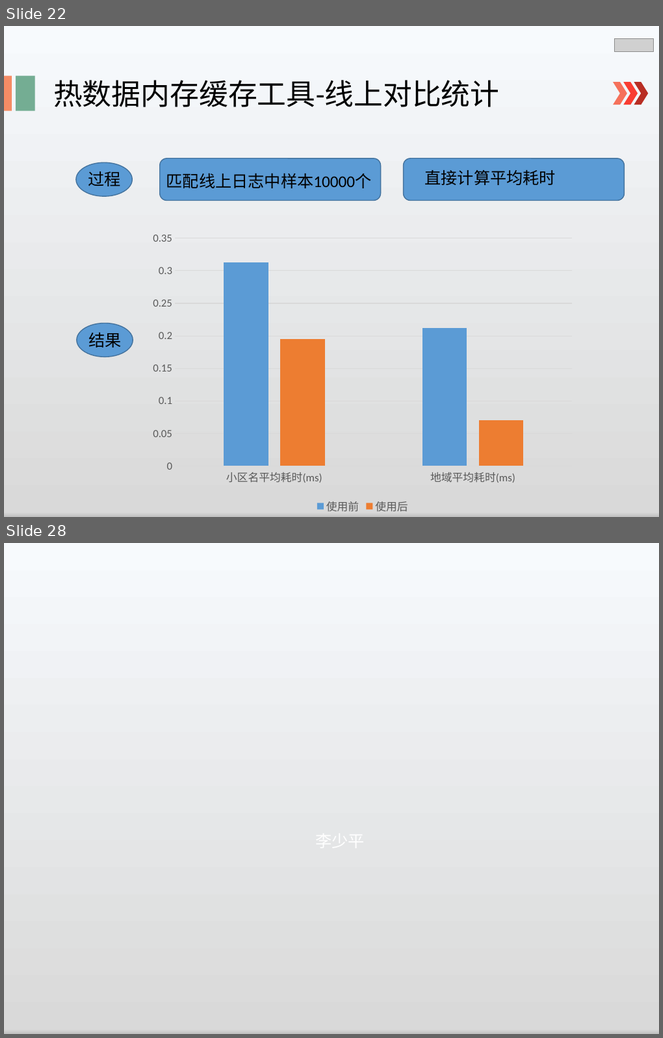
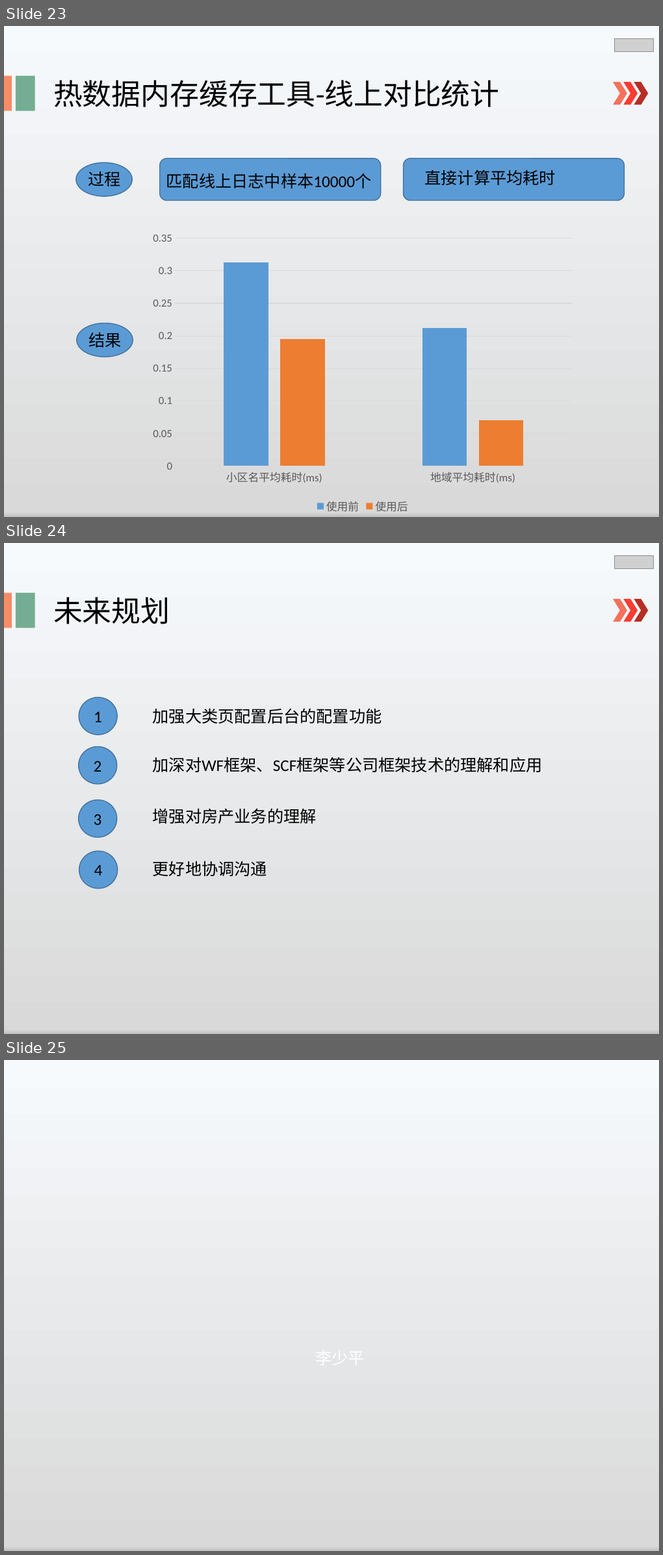
Before and after one commit to lspgithublxh/document, a slide deck: 业务文档跟踪/述职/shuzhi.pptx. Shown one above the other, each under a label of ours: slides 22 and 28 before the commit, slides 23, 24 and 25 after it; the slides between them are not shown. The pictures are 663x1038 and 663x1555 pixels, drawn with LibreOffice and Linux fonts; fonts in the diff are those of the drawing; grey boxes stand for pictures; background and template pictures are left out. Boxes give left, top, right and bottom in pixels: in the first picture for what was removed or moved away, otherwise in the second. Text is boxed around its words. In the diff, an @@ line names an element or a change of style, - is before the commit and + after.

```diff
--- a/业务文档跟踪/述职/shuzhi.pptx
+++ b/业务文档跟踪/述职/shuzhi.pptx
@@ slide 24 added at [4,543,659,1034], background gradient #F7FAFD to #D9D9D9 to #BFBFBF to #F2F2F2 to #CEE1F2 @@
@@ picture added at [614,555,654,568] @@
@@ rectangle added at [4,593,12,628], fill #F58C65 @@
@@ rectangle added at [16,593,35,628], fill #74AD93 @@
@@ text added at [53,597,170,624], 32 pt, text #000000 @@
+未来规划
@@ chevron added at [613,599,628,622], fill #F5715B @@
@@ chevron added at [624,599,638,622], fill #F93D32 @@
@@ chevron added at [634,599,649,622], fill #B82E24 @@
@@ ellipse added at [79,698,117,735], fill #5B9BD5, outline #43739E 1 pt @@
@@ text added at [94,711,102,722], 18 pt, text #000000 @@
+1
@@ text added at [153,709,382,724], 18 pt, text #000000 @@
+加强大类页配置后台的配置功能
@@ ellipse added at [79,746,117,784], fill #5B9BD5, outline #43739E 1 pt @@
@@ text added at [153,757,543,772], 18 pt, text #000000 @@
+加深对WF框架、SCF框架等公司框架技术的理解和应用
@@ text added at [94,761,102,772], 18 pt, text #000000 @@
+2
@@ ellipse added at [79,800,117,837], fill #5B9BD5, outline #43739E 1 pt @@
@@ text added at [94,814,102,825], 18 pt, text #000000 @@
+3
@@ text added at [153,809,317,824], 18 pt, text #000000 @@
+增强对房产业务的理解
@@ ellipse added at [79,851,118,888], fill #5B9BD5, outline #43739E 1 pt @@
@@ text added at [94,865,103,876], 18 pt, text #000000 @@
+4
@@ text added at [153,861,267,876], 18 pt, text #000000 @@
+更好地协调沟通
@@ what was slide 22 is now slide 23 @@
@@ what was slide 28 is now slide 25 @@
```
Also in this commit, not shown: 2 slides changed, 1 other slide added, 5 slides removed, 2 other files.
